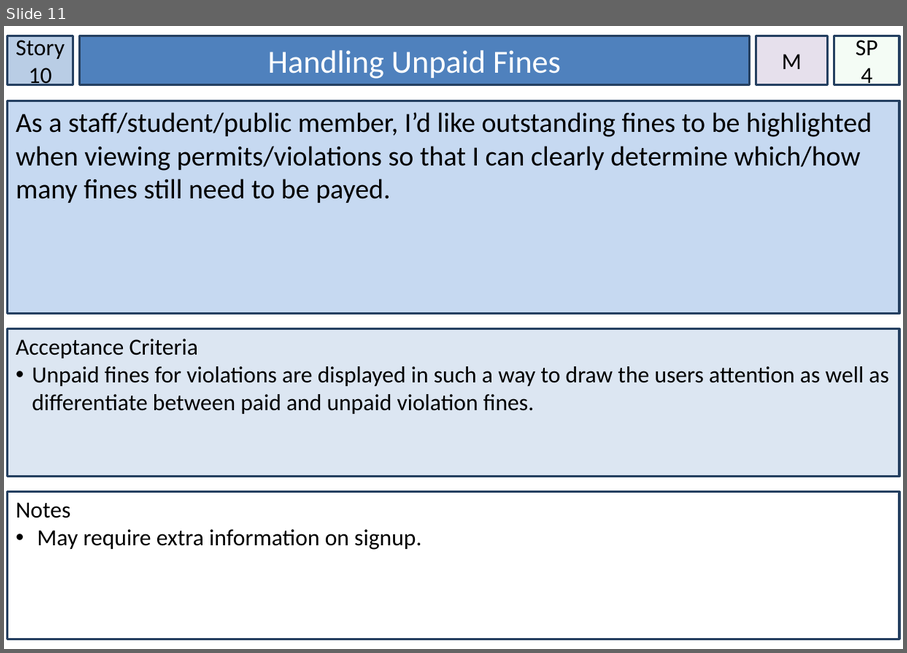
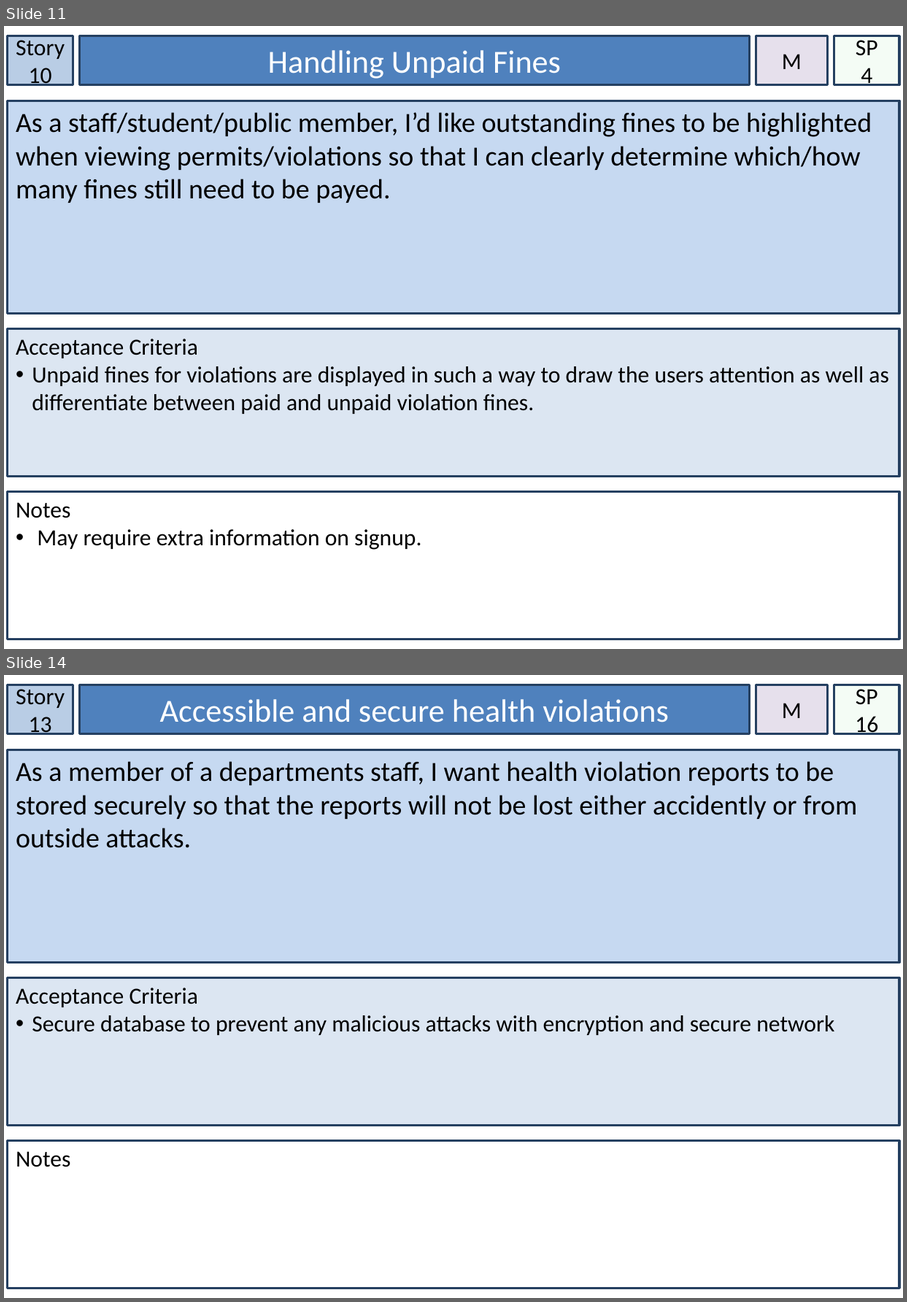
Before and after one commit to knich17/ParkingPermits, a slide deck: Assessment/Story Cards.pptx. Shown one above the other, each under a label of ours: slide 11 before the commit, slides 11 and 14 after it; the slides between them are not shown. The pictures are 907x653 and 907x1302 pixels, drawn with LibreOffice and Linux fonts; fonts in the diff are those of the drawing. Boxes give left, top, right and bottom in pixels: in the first picture for what was removed or moved away, otherwise in the second. Text is boxed around its words. In the diff, an @@ line names an element or a change of style, - is before the commit and + after.

```diff
--- a/Assessment/Story Cards.pptx
+++ b/Assessment/Story Cards.pptx
@@ slide 14 added at (x1=4, y1=675, x2=903, y2=1298), background #FFFFFF @@
@@ rectangle added at (x1=8, y1=685, x2=73, y2=734), fill #B9CDE5, outline #254061 2 pt, 20 pt, text #000000 @@
+Story 13
@@ rectangle added at (x1=80, y1=685, x2=750, y2=734), fill #4F81BD, outline #254061 2 pt, 28 pt, text #FFFFFF @@
+Accessible and secure health violations
@@ rectangle added at (x1=757, y1=685, x2=829, y2=734), fill #E6E0EC, outline #254061 2 pt, 20 pt, text #000000 @@
+M
@@ rectangle added at (x1=835, y1=685, x2=900, y2=734), fill #CCF0CD at 20% opacity, outline #254061 2 pt, 20 pt, text #000000 @@
+SP
+16
@@ rectangle added at (x1=8, y1=749, x2=900, y2=963), fill #C6D9F1, outline #254061 2 pt, 24 pt, text #000000 @@
+As a member of a departments staff, I want health violation reports to be stored securely so that the reports will not be lost either accidently or from outside attacks.
@@ rectangle added at (x1=8, y1=978, x2=900, y2=1125), fill #DCE6F2, outline #254061 2 pt, 20 pt, text #000000 @@
+Acceptance Criteria
+• Secure database to prevent any malicious attacks with encryption and secure network
@@ rectangle added at (x1=8, y1=1141, x2=900, y2=1288), fill #FFFFFF, outline #254061 2 pt, 20 pt, text #000000 @@
+Notes
```
Also in this commit, not shown: 6 slides changed, 3 other slides added, 1 slide removed, 2 other files.
